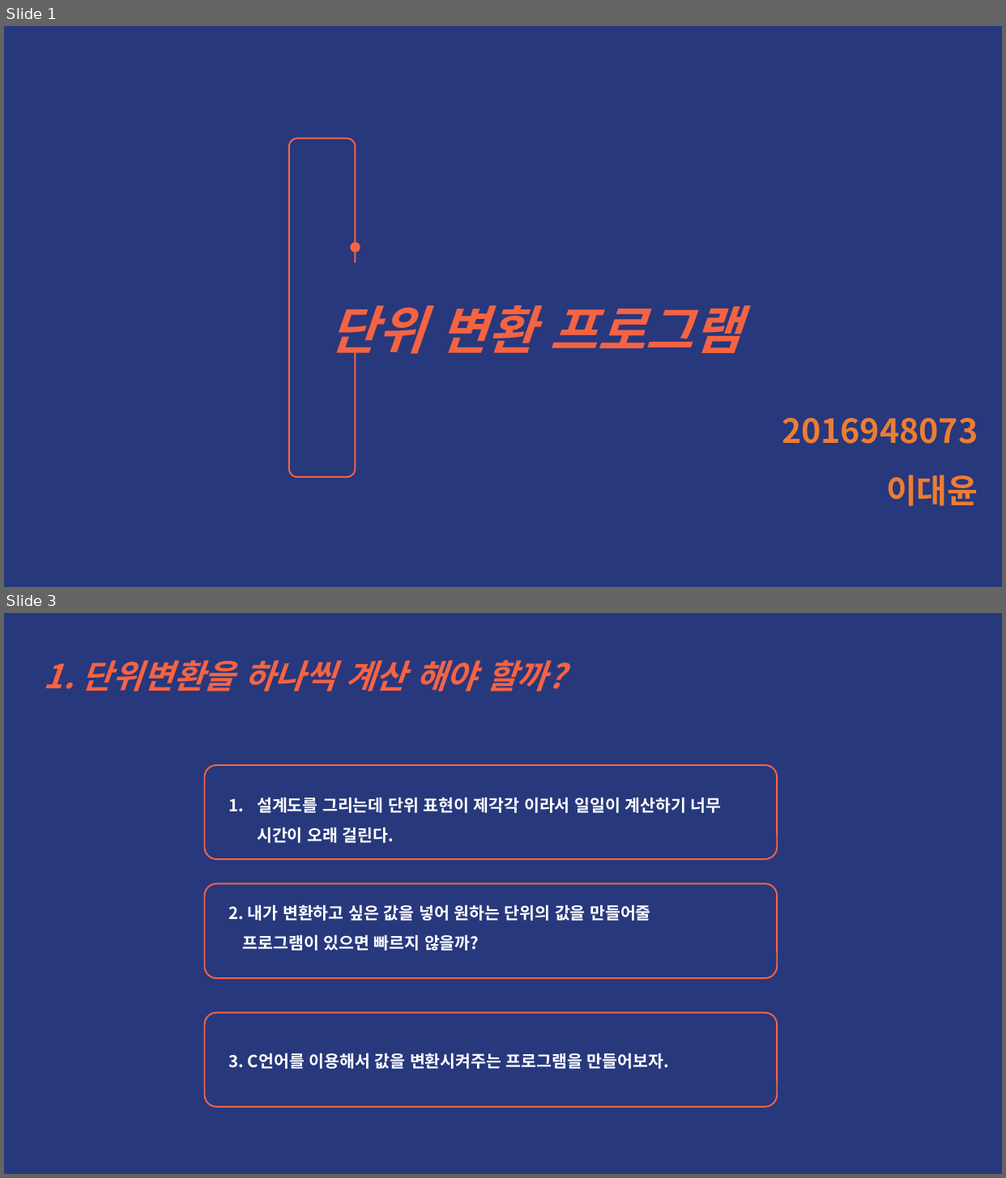
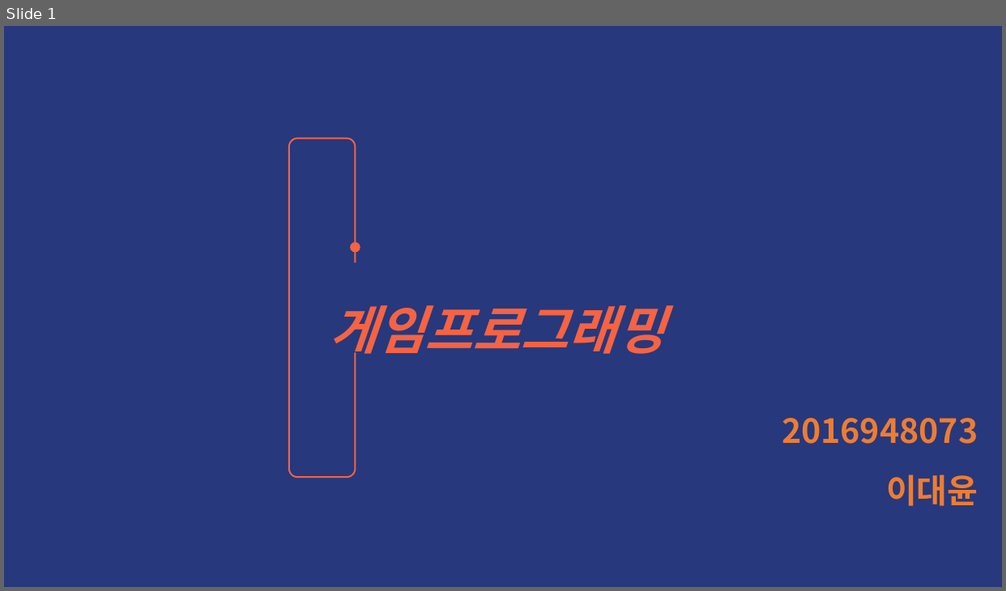
Before and after one commit to LeeDaeYun0313/gameprogramming, a slide deck: 2016948073 (이대윤).pptx. Shown one above the other, each under a label of ours: slides 1 and 3 before the commit, slide 1 after it; the slides between them are not shown. The pictures are 1006x1178 and 1006x591 pixels, drawn with LibreOffice and Linux fonts; fonts in the diff are those of the drawing. Boxes give left, top, right and bottom in pixels: in the first picture for what was removed or moved away, otherwise in the second. Text is boxed around its words. In the diff, an @@ line names an element or a change of style, - is before the commit and + after.

Commit message:
12월7일 발표 ppt
유니티게임

```diff
--- a/2016948073 (이대윤).pptx
+++ b/2016948073 (이대윤).pptx
@@ slide 3 removed at (x1=4, y1=613, x2=1002, y2=1174), background #27387D @@
@@ text removed at (x1=44, y1=660, x2=565, y2=692) @@
-1. 단위변환을 하나씩 계산 해야 할까?
@@ rounded rectangle removed at (x1=205, y1=765, x2=778, y2=859) @@
@@ text removed at (x1=257, y1=797, x2=722, y2=843) @@
-1. 설계도를 그리는데 단위 표현이 제각각 이라서 일일이 계산하기 너무 시간이 오래 걸린다.
@@ rounded rectangle removed at (x1=205, y1=884, x2=778, y2=978) @@
@@ text removed at (x1=229, y1=905, x2=650, y2=951) @@
-2. 내가 변환하고 싶은 값을 넣어 원하는 단위의 값을 만들어줄
-프로그램이 있으면 빠르지 않을까?
@@ rounded rectangle removed at (x1=205, y1=1013, x2=778, y2=1107) @@
@@ text removed at (x1=229, y1=1053, x2=669, y2=1069) @@
-3. C언어를 이용해서 값을 변환시켜주는 프로그램을 만들어보자.
@@ slide 1 changed as well @@
@@ text at (x1=330, y1=305, x2=664, y2=363): text changed @@
-단위 변환 프로그램
+게임프로그래밍
```
Also in this commit, not shown: 1 other slide changed, 7 slides added, 6 other slides removed.
